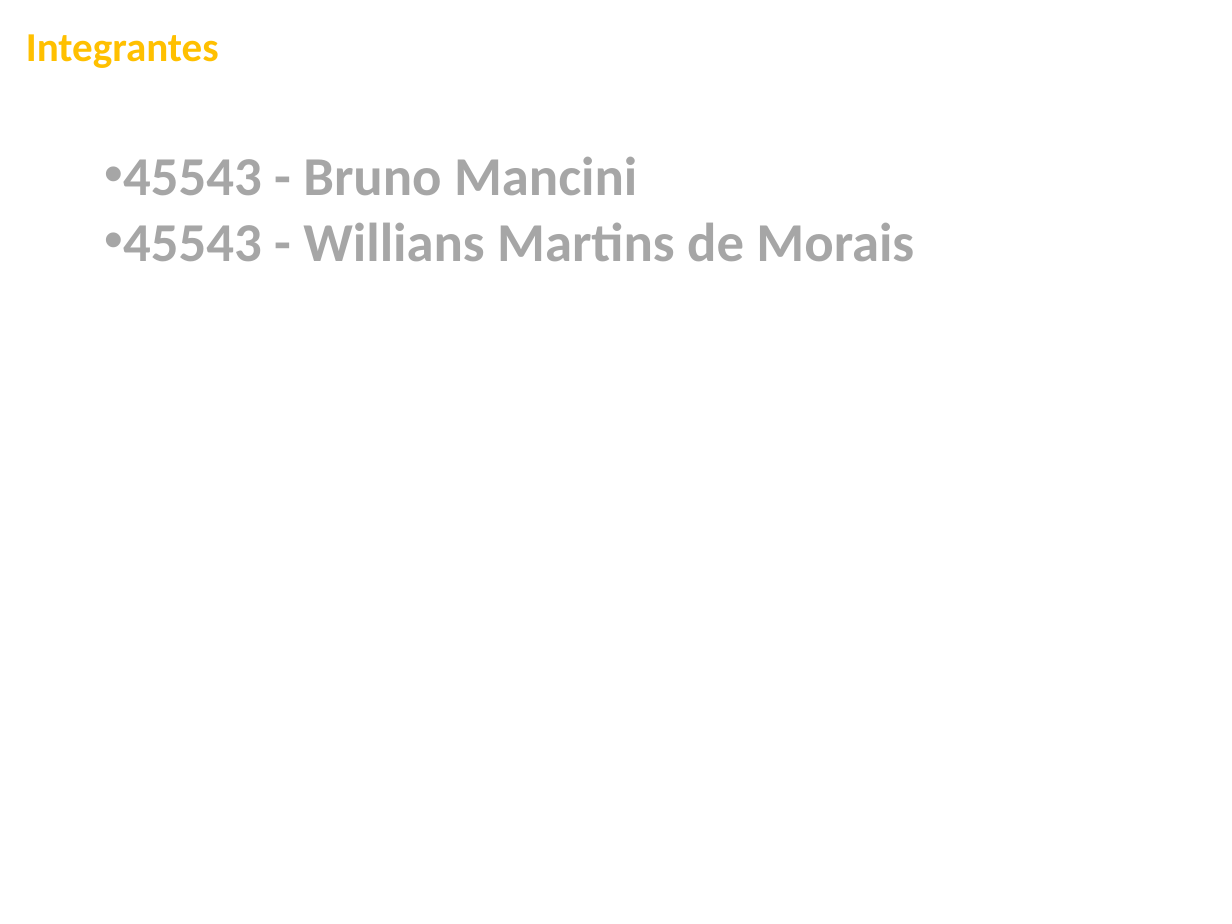
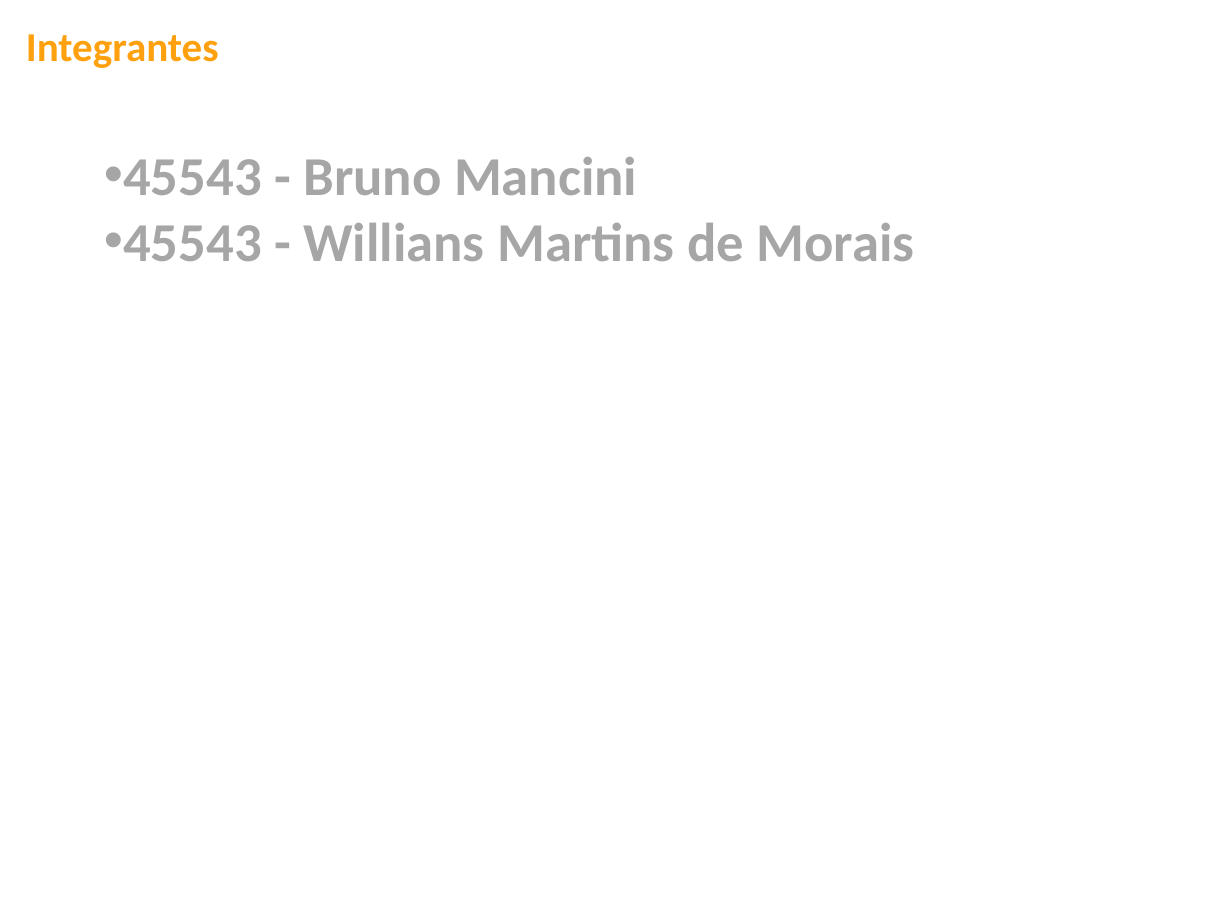
Before and after one commit to williansmartins/projeto_fiap_web, a slide deck: slide 5 of assets/documentation/Apresentação1.pptx (slide 3 before the commit). Drawn at 1232x924 pixels with LibreOffice and Linux fonts; fonts in the diff are those of the drawing; background and template pictures are left out. Boxes give left, top, right and bottom in pixels: in the first picture for what was removed or moved away, otherwise in the second. Text is boxed around its words. In the diff, an @@ line names an element or a change of style, - is before the commit and + after.

```diff
--- a/assets/documentation/Apresentação1.pptx
+++ b/assets/documentation/Apresentação1.pptx
@@ text "Integrantes" at (26, 34, 219, 68): text colour #FFC000 to #FFA10E @@
```
Also in this commit, not shown: 4 other slides changed, 2 slides added, 8 other files.
